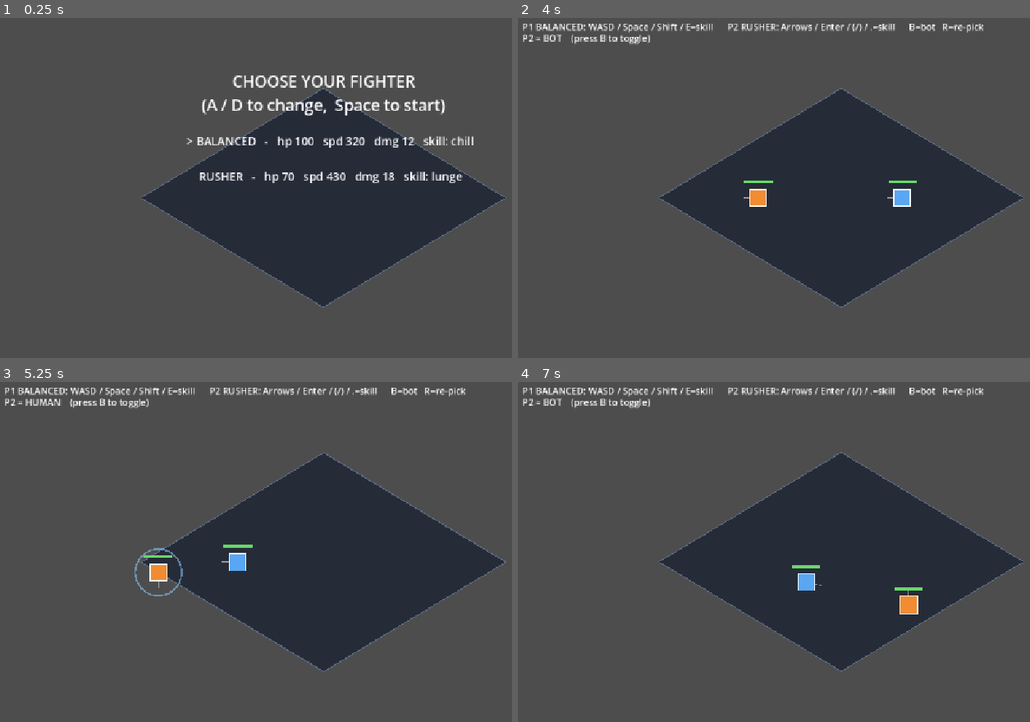
Above: before the commit, frames 1-4 (two rows, left to right).
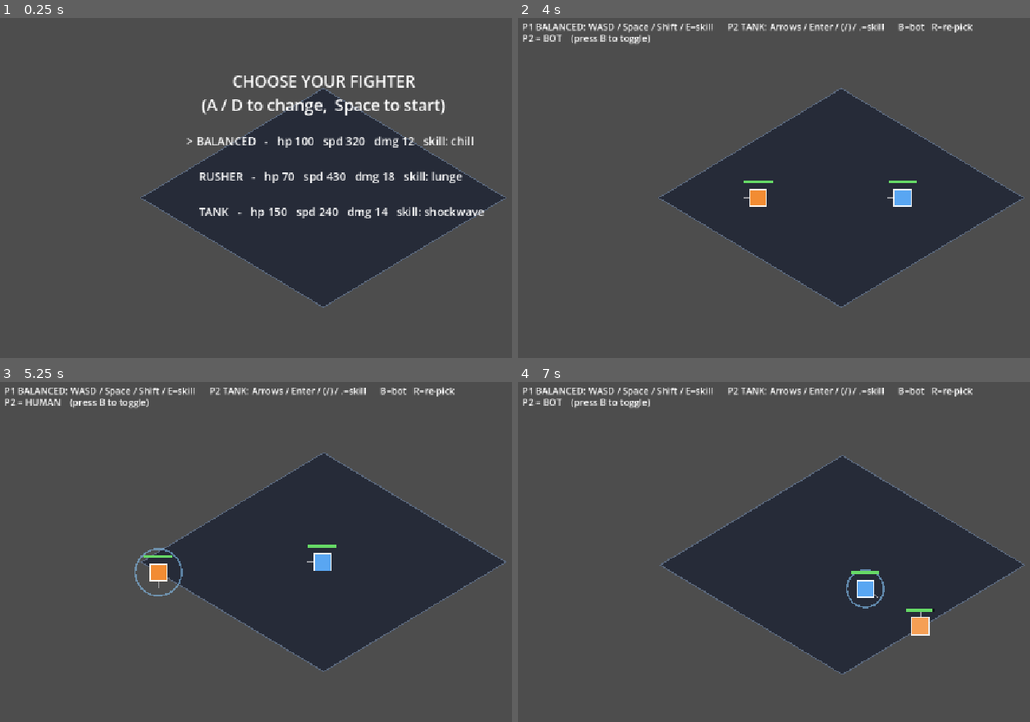
Above: after the commit, the same moments.

Repository: avivuiux/survival-arena
Game: Godot game, scene res://scenes/game.tscn
Two runs of this game, one before a commit and one after it. Both use one fixed random seed, a clock stepped at 60 frames per second and the inputs below.
Inputs:
- Up to frame 1 (0.25 s): no input
- Up to frame 2 (4 s): tap Enter at 0.5, 2.1 s; hold D 0.53-1.28 s; tap Shift at 0.6 s; tap Space at 0.77, 1.52, 3.02, 3.77 s; tap B at 1.25, 2, 2.75, 2.85, 3.5 s; hold S 1.28-2.03 s; tap E at 1.35 s; hold D 2.03-2.78 s; hold W 2.78-3.53 s; hold A from 3.53 s (still down); tap R at 3.6 s
- Up to frame 3 (5.25 s): tap B at 4.25 s; tap Shift at 4.35 s; tap Space at 4.52 s; release A at 5.03 s; hold S from 5.03 s (still down); tap E at 5.1 s
- Up to frame 4 (7 s): release S at 5.78 s; hold D 5.78-6.53 s; tap Enter at 5.85 s; tap Space at 6.02, 6.77 s; hold W from 6.53 s (still down); tap B at 6.6 s

The runs differ from the first frame. In frame 1, 0.7% of the frame differs, in the area x 38-95%, y 55-59%; in frame 2, 0.7%; in frame 3, 1.1%; in frame 4, 3.5%, in the area x 27-100%, y 1-86%.

Commit message:
Third character Tank: slow, high-HP, shockwave skill
Adds the Tank archetype (1 data row) + a shockwave skill - an AoE that
shoves and lightly damages everyone nearby (reuses the cast-ring; new
game.apply_shockwave). take_hit gains an optional knockback override so
the shove can be stronger than a normal hit. Auto-appears in character
select. Three distinct playstyles now: control / rusher / tank. Headless clean.

Co-Authored-By: Claude Opus 4.8 (1M context) <noreply@anthropic.com>

Diff:
--- a/entities/fighter/fighter.gd
+++ b/entities/fighter/fighter.gd
@@ -30,6 +30,10 @@
 const BOT_DODGE_CD := 1.3       # min gap between bot dodges (opens punish windows)
 const LUNGE_COOLDOWN := 1.4     # rusher skill
 const LUNGE_TIME := 0.20        # lunge travel/active window
+const SHOCK_COOLDOWN := 2.4     # tank skill
+const SHOCK_RADIUS := 130.0
+const SHOCK_KNOCKBACK := 620.0
+const SHOCK_DAMAGE := 8
 
 # Configured by Game before add_child:
 var game
@@ -71,6 +75,7 @@
 var _skill_prev := false
 var _chill_time := 0.0          # how long THIS fighter stays slowed
 var _cast_anim := 0.0           # expanding-ring visual timer
+var _cast_radius := 140.0       # radius the cast ring draws to
 var _bot_retreat := 0.0         # bot: backing-off timer after a swing
 var _bot_dodge_cd := 0.0        # bot: cooldown between dodges
 var _hitbox: Area2D
@@ -207,6 +212,8 @@
 			if want_skill and _skill_cd <= 0.0 and _chill_time <= 0.0:
 				if skill_type == "lunge":
 					_cast_lunge()
+				elif skill_type == "shockwave":
+					_cast_shockwave()
 				else:
 					_cast_chill()
 
@@ -245,6 +252,7 @@
 func _cast_chill() -> void:
 	_skill_cd = CHILL_COOLDOWN
 	_cast_anim = CHILL_CAST_ANIM
+	_cast_radius = CHILL_RADIUS
 	if game and game.has_method("apply_chill"):
 		game.apply_chill(position, CHILL_RADIUS, CHILL_DURATION, self)
 		game.add_shake(5.0)
@@ -270,6 +278,15 @@
 	if game:
 		game.add_shake(4.0)
 
+# Tank skill: a shockwave that shoves (and lightly damages) everyone nearby.
+func _cast_shockwave() -> void:
+	_skill_cd = SHOCK_COOLDOWN
+	_cast_anim = CHILL_CAST_ANIM
+	_cast_radius = SHOCK_RADIUS
+	if game and game.has_method("apply_shockwave"):
+		game.apply_shockwave(position, SHOCK_RADIUS, SHOCK_KNOCKBACK, SHOCK_DAMAGE, self)
+		game.add_shake(9.0)
+
 # Reactive AI: chase, attack in range, then space out; dodge the foe's swing
 # but only occasionally (dodge cooldown) so the player gets punish windows.
 func _bot_think() -> Dictionary:
@@ -316,11 +333,11 @@
 			_bot_retreat = randf_range(0.5, 0.9)
 	return out
 
-func take_hit(dir: Vector2, dmg: int) -> void:
+func take_hit(dir: Vector2, dmg: int, knock: float = KNOCKBACK) -> void:
 	if not active or _iframe > 0.0:   # dashing dodges the hit
 		return
 	hp -= dmg
-	velocity += dir.normalized() * KNOCKBACK
+	velocity += dir.normalized() * knock
 	_flash = FLASH_TIME
 	if game:
 		game.hit_stop(0.06)
@@ -357,7 +374,7 @@
 	# chill cast ring (expanding outward)
 	if _cast_anim > 0.0:
 		var cp := 1.0 - (_cast_anim / CHILL_CAST_ANIM)
-		draw_arc(Vector2.ZERO, CHILL_RADIUS * cp, 0.0, TAU, 48,
+		draw_arc(Vector2.ZERO, _cast_radius * cp, 0.0, TAU, 48,
 			Color(0.55, 0.80, 1.0, (1.0 - cp) * 0.75), 3.0)
 	# dash trail (afterimages behind the burst)
 	if _dashing:
--- a/scripts/game.gd
+++ b/scripts/game.gd
@@ -18,6 +18,7 @@
 const ARCHETYPES := {
 	"balanced": {"hp": 100, "speed": 320.0, "damage": 12, "atk_cd": 0.34, "skill": "chill"},
 	"rusher":   {"hp": 70,  "speed": 430.0, "damage": 18, "atk_cd": 0.26, "skill": "lunge"},
+	"tank":     {"hp": 150, "speed": 240.0, "damage": 14, "atk_cd": 0.40, "skill": "shockwave"},
 }
 
 var arena_center := Vector2.ZERO
@@ -109,6 +110,16 @@
 		if origin.distance_to(f.position) <= radius:
 			f.apply_chill(duration)
 
+# AoE shockwave: shove (and lightly damage) every other fighter within radius.
+func apply_shockwave(origin: Vector2, radius: float, knock: float, dmg: int, caster) -> void:
+	for f in _fighters:
+		if f == caster or not f.active:
+			continue
+		var d: Vector2 = f.position - origin
+		if d.length() <= radius:
+			var dir: Vector2 = d.normalized() if d.length() > 0.001 else Vector2.RIGHT
+			f.take_hit(dir, dmg, knock)
+
 func _input(event: InputEvent) -> void:
 	if not (event is InputEventKey and event.pressed and not event.echo):
 		return
